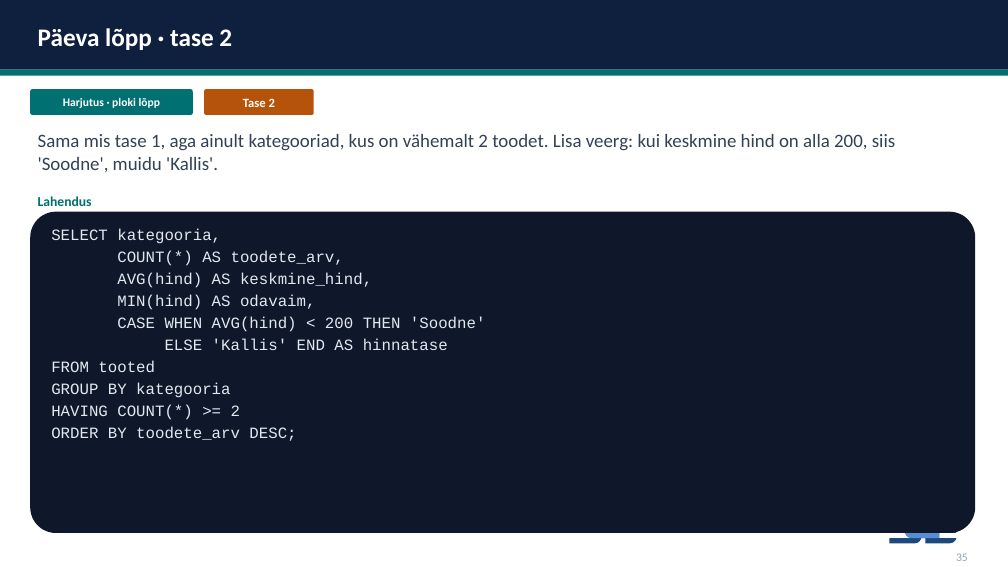
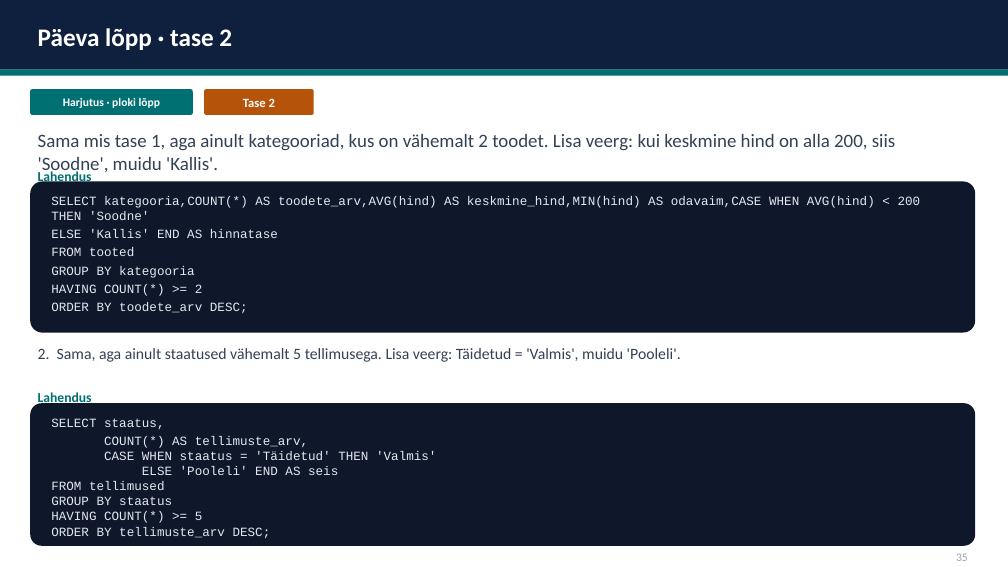
Before and after one commit to emilieabel/andmetarkus, a slide deck: slide 34 of Materjalid/Day7 SQL/7-paev-andmetarkus-esitlus.pptx. Drawn at 1008x567 pixels with LibreOffice and Linux fonts; fonts in the diff are those of the drawing. Boxes give left, top, right and bottom in pixels: in the first picture for what was removed or moved away, otherwise in the second. Text is boxed around its words. In the diff, an @@ line names an element or a change of style, - is before the commit and + after.

```diff
--- a/Materjalid/Day7 SQL/7-paev-andmetarkus-esitlus.pptx
+++ b/Materjalid/Day7 SQL/7-paev-andmetarkus-esitlus.pptx
@@ text "Lahendus" rewrapped from (38, 196, 92, 206) to (38, 169, 92, 185) @@
@@ rounded rectangle: place and size @@
-rounded rectangle at (30, 212, 975, 533)
+rounded rectangle at (30, 181, 975, 333)
@@ text "SELECT kategooria,COUNT(*) AS toodete_arv,AVG(hind) AS ...": place and size @@
-text "SELECT kategooria,COUNT(*) AS toodete_arv,AVG(hind) AS ..." at (51, 228, 486, 441)
+text "SELECT kategooria,COUNT(*) AS toodete_arv,AVG(hind) AS ..." at (51, 196, 921, 313)
@@ text at (51, 196, 921, 220): text changed; size 15 to 12 pt @@
-SELECT kategooria,
-COUNT(*) AS toodete_arv,
-AVG(hind) AS keskmine_hind,
-MIN(hind) AS odavaim,
-CASE WHEN AVG(hind) < 200 THEN 'Soodne'
+SELECT kategooria,COUNT(*) AS toodete_arv,AVG(hind) AS keskmine_hind,MIN(hind) AS odavaim,CASE WHEN AVG(hind) < 200 THEN 'Soodne'
@@ text at (51, 229, 278, 313): size 15 to 12 pt in "ELSE 'Kallis' END AS hinnatase", "FROM tooted", "GROUP BY kategooria", "HAVING COUNT(*) >= 2" and 1 more places @@
@@ text added at (38, 348, 681, 362), 15 pt, text #334155 @@
+2. Sama, aga ainult staatused vähemalt 5 tellimusega. Lisa veerg: Täidetud = 'Valmis', muidu 'Pooleli'.
@@ rounded rectangle added at (30, 403, 975, 546), fill #0F172A @@
@@ text added at (38, 391, 92, 407), 13 pt, text #007073, bold @@
+Lahendus
@@ text added at (51, 418, 436, 538), 12 pt, text #E2E8F0 @@
+SELECT staatus,
+COUNT(*) AS tellimuste_arv,
+CASE WHEN staatus = 'Täidetud' THEN 'Valmis'
+ELSE 'Pooleli' END AS seis
+FROM tellimused
+GROUP BY staatus
+HAVING COUNT(*) >= 5
+ORDER BY tellimuste_arv DESC;
@@ freeform shape removed at (890, 517, 957, 544) @@
@@ freeform shape removed at (906, 523, 940, 538) @@
```
Also in this commit, not shown: 22 other slides changed, 2 other files.
